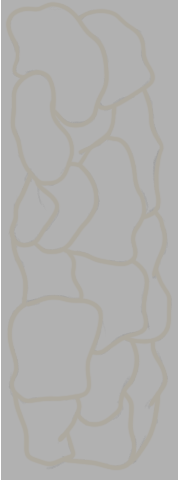
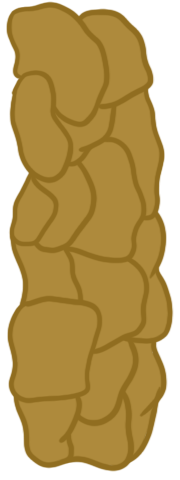
Two versions of the same layered image (w=180, h=480). Layer-by-layer changes:
added layer "Layer 36" above "Layer 37" over [6, 1, 174, 472]
added layer "Layer 37" above "Layer 33 copy" over [8, 3, 170, 468]
hid "Layer 33 copy" over [5, 1, 173, 471]
hid "Layer 32" over [1, 0, 178, 480]
